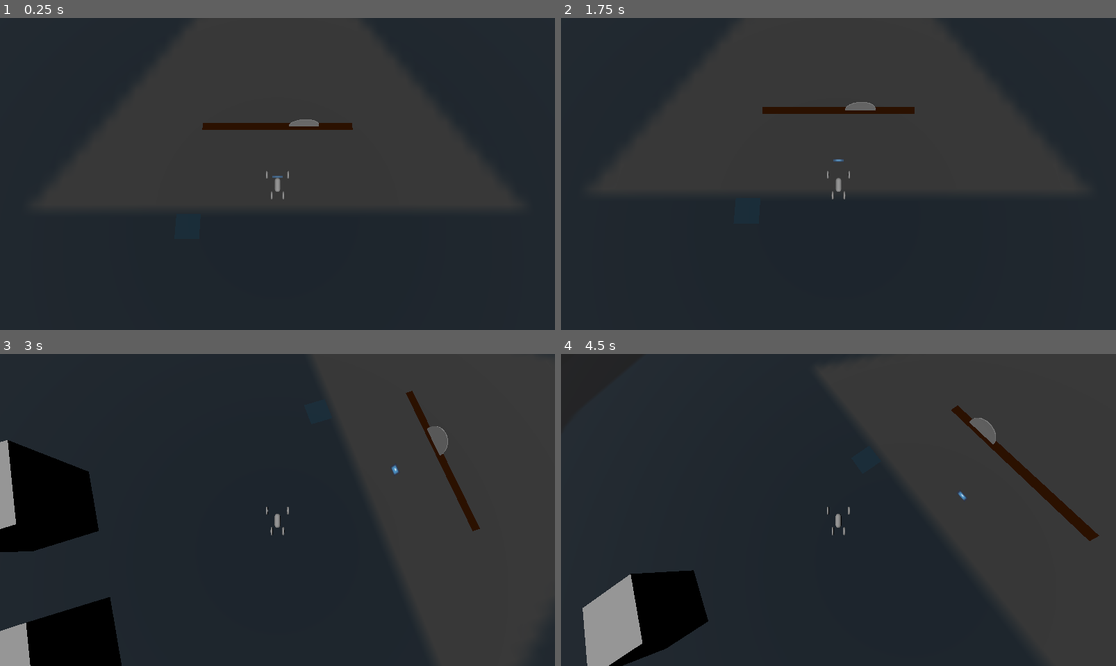
Above: before the commit, frames 1-4 (two rows, left to right).
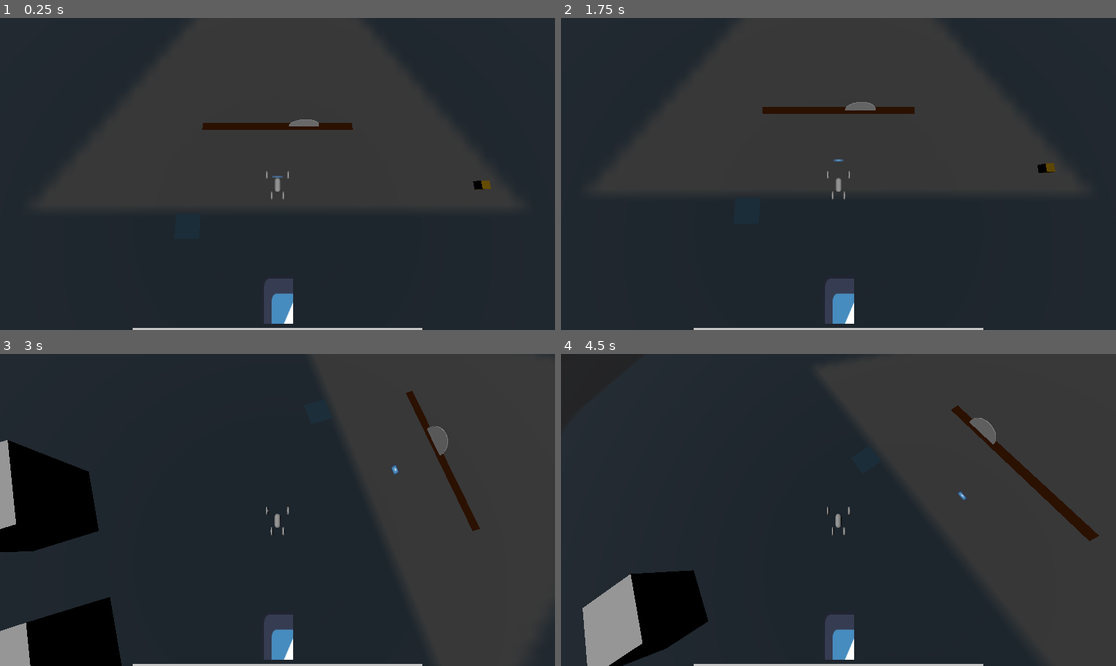
Above: after the commit, the same moments.

Repository: Flying-Hammer754/piratejam16
Game: Godot game, scene res://UI.tscn
Same seed, same stepped clock (60 frames per second), same inputs: the game is played once before the commit and once after it. The engine's default icon, where the game draws it, is replaced by a stand-in: a white triangle on a blue panel in a dark square.
Inputs:
- Up to frame 1 (0.25 s): no input
- Up to frame 2 (1.75 s): hold D (player_move_right) 0.53-1.28 s; hold G (player_pickup_item, bound only after the commit) 0.53-1.28 s; tap Space (player_jump) at 0.77, 1.52 s; hold S (player_move_backwards) from 1.28 s (still down); tap F (player_fall_over) at 1.35 s; tap G (player_pickup_item, bound only after the commit) at 1.55 s
- Up to frame 3 (3 s): release S (player_move_backwards) at 2.03 s; hold D (player_move_right) 2.03-2.78 s; hold G (player_pickup_item, bound only after the commit) 2.03-2.78 s; hold W (player_move_forward) from 2.78 s (still down); tap G (player_pickup_item, bound only after the commit) at 2.85 s
- Up to frame 4 (4.5 s): tap Space (player_jump) at 3.02, 3.77 s; release W (player_move_forward) at 3.53 s; hold A (player_move_left) 3.53-4.25 s; hold F (player_fall_over) 3.53-4.25 s; tap G (player_pickup_item, bound only after the commit) at 3.8 s; tap Escape (player_pause_game) at 4.15 s; click "Resume" at 4.25 s

The runs differ from the first frame. In frame 1, 1.2% of the frame differs, in the area x 23-89%, y 52-100%; in frame 2, 1.2%, in the area x 23-90%, y 46-100%; in frame 3, 1.1%; in frame 4, 1.1%.

Commit message:
Add inventory system and collectible item

Diff:
--- a/UI.gd
+++ b/UI.gd
@@ -19,6 +19,12 @@
 @onready var exit_to_menu_button = $PauseMenuPanel/VBoxContainer/ExitToMenuButton
 @onready var exit_to_desktop_button = $PauseMenuPanel/VBoxContainer/ExitToDesktopButton
 
+@onready var inventory_panel = $InventoryPanel
+@onready var inventory_list = $InventoryPanel/HBoxContainer
+
+func toggle_inventory(enabled: bool) -> void:
+	inventory_panel.visible = enabled
+
 func toggle_main_menu(enabled: bool) -> void:
 	new_game_button.disabled = not enabled
 	load_game_button.disabled = not enabled
@@ -37,6 +43,7 @@
 func _on_resume_button_pressed() -> void:
 	toggle_main_menu(false)
 	toggle_pause_menu(false)
+	toggle_inventory(true)
 	get_tree().paused = false
 	# TODO: add special logic to resume game
 
@@ -51,6 +58,8 @@
 func _on_exit_to_menu_button_pressed() -> void:
 	toggle_pause_menu(false)
 	toggle_main_menu(true)
+	toggle_inventory(false)
+	instantiated_game_scene.disconnect("item_pickup", _on_item_pickup)
 	remove_child(instantiated_game_scene)
 	get_tree().paused = false
 
@@ -60,8 +69,10 @@
 func _on_new_game_button_pressed() -> void:
 	toggle_pause_menu(false)
 	toggle_main_menu(false)
+	toggle_inventory(true)
 	get_tree().paused = false
 	instantiated_game_scene = game_scene.instantiate()
+	instantiated_game_scene.connect("item_pickup", _on_item_pickup)
 	add_child(instantiated_game_scene)
 
 func _on_load_game_button_pressed() -> void:
@@ -90,10 +101,18 @@
 	get_tree().quit()
 
 func _ready() -> void:
+	toggle_main_menu(true)
+	toggle_pause_menu(false)
+	toggle_inventory(false)
 	if autoload_game_world:
 		_on_new_game_button_pressed()
 
 func _input(event: InputEvent) -> void:
 	if event.is_action_pressed("player_pause_game"):
 		toggle_pause_menu(true)
+		toggle_inventory(false)
 		get_tree().paused = true
+
+func _on_item_pickup(item: PackedScene) -> void:
+	var instance = item.instantiate()
+	inventory_list.add_child(instance)
--- a/UI.tscn
+++ b/UI.tscn
@@ -1,6 +1,10 @@
-[gd_scene load_steps=2 format=3 uid="uid://3q07t5q38dgu"]
+[gd_scene load_steps=4 format=3 uid="uid://3q07t5q38dgu"]
 
 [ext_resource type="Script" path="res://UI.gd" id="1_mcfrh"]
+[ext_resource type="PackedScene" uid="uid://bsfghn0astcep" path="res://ui_item_element.tscn" id="2_h2wat"]
+
+[sub_resource type="StyleBoxFlat" id="StyleBoxFlat_8am14"]
+bg_color = Color(0.775063, 0.775063, 0.775063, 1)
 
 [node name="Game" type="Control"]
 process_mode = 3
@@ -14,6 +18,7 @@
 autoload_game_world = true
 
 [node name="MainMenuPanel" type="Panel" parent="."]
+visible = false
 layout_mode = 1
 anchors_preset = 15
 anchor_right = 1.0
@@ -115,6 +120,35 @@
 layout_mode = 2
 text = "Exit to Desktop"
 
+[node name="InventoryPanel" type="Panel" parent="."]
+custom_minimum_size = Vector2(600, 5)
+layout_mode = 1
+anchors_preset = 7
+anchor_left = 0.5
+anchor_top = 1.0
+anchor_right = 0.5
+anchor_bottom = 1.0
+grow_horizontal = 2
+grow_vertical = 0
+theme_override_styles/panel = SubResource("StyleBoxFlat_8am14")
+
+[node name="HBoxContainer" type="HBoxContainer" parent="InventoryPanel"]
+custom_minimum_size = Vector2(0, 100)
+layout_mode = 1
+anchors_preset = 12
+anchor_top = 1.0
+anchor_right = 1.0
+anchor_bottom = 1.0
+offset_top = -113.0
+offset_bottom = -13.0
+grow_horizontal = 2
+grow_vertical = 0
+theme_override_constants/separation = 25
+alignment = 1
+
+[node name="Item1" parent="InventoryPanel/HBoxContainer" instance=ExtResource("2_h2wat")]
+layout_mode = 2
+
 [connection signal="pressed" from="MainMenuPanel/VBoxContainer/NewGameButton" to="." method="_on_new_game_button_pressed"]
 [connection signal="pressed" from="MainMenuPanel/VBoxContainer/LoadGameButton" to="." method="_on_load_game_button_pressed"]
 [connection signal="pressed" from="MainMenuPanel/VBoxContainer/LicenseButton" to="." method="_on_license_button_pressed"]
--- /dev/null
+++ b/collectible_item.tscn
@@ -0,0 +1,29 @@
+[gd_scene load_steps=4 format=3 uid="uid://c74d21ind62hm"]
+
+[sub_resource type="SphereShape3D" id="SphereShape3D_ldsqq"]
+radius = 5.0
+
+[sub_resource type="BoxMesh" id="BoxMesh_kwhxk"]
+
+[sub_resource type="StandardMaterial3D" id="StandardMaterial3D_1mbqm"]
+albedo_color = Color(0.807058, 0.620858, 0, 1)
+metallic = 1.0
+metallic_specular = 0.66
+roughness = 0.4
+emission = Color(0, 0.288752, 0.485169, 1)
+emission_energy_multiplier = 0.65
+rim_tint = 0.0
+backlight = Color(0, 0.50291, 0.827215, 1)
+disable_receive_shadows = true
+
+[node name="CollectibleItem" type="Area3D"]
+collision_layer = 4
+collision_mask = 4
+monitoring = false
+
+[node name="CollisionShape3D" type="CollisionShape3D" parent="."]
+shape = SubResource("SphereShape3D_ldsqq")
+
+[node name="MeshInstance3D" type="MeshInstance3D" parent="."]
+mesh = SubResource("BoxMesh_kwhxk")
+surface_material_override/0 = SubResource("StandardMaterial3D_1mbqm")
--- /dev/null
+++ b/level.gd
@@ -0,0 +1,12 @@
+extends Node3D
+
+signal item_pickup(item: PackedScene)
+
+# Called when the node enters the scene tree for the first time.
+func _ready() -> void:
+	pass # Replace with function body.
+
+
+# Called every frame. 'delta' is the elapsed time since the previous frame.
+func _process(delta: float) -> void:
+	pass
--- a/player_vehicle.gd
+++ b/player_vehicle.gd
@@ -8,9 +8,14 @@
 # the 0.4 value was taken from https://github.com/godotengine/godot-demo-projects/blob/4.2-31d1c0c/3d/truck_town/vehicles/vehicle.gd
 @export var steer_speed: float = 0.4
 
+@export var level: Node3D
+
 @onready var ragdoll_time: float = 0.0
 
 const player_common = preload("res://player_common.gd")
+const item_ui_element = preload("res://ui_item_element.tscn")
+
+@onready var item_in_range: Node
 
 # Called when the node enters the scene tree for the first time.
 func _ready() -> void:
@@ -21,6 +26,19 @@
 # Called every frame. 'delta' is the elapsed time since the previous frame.
 func _process(delta: float) -> void:
 	pass
+
+func _on_area_entered(body: Area3D) -> void:
+		if body.get_collision_layer_value(3):
+			item_in_range = body
+
+func _on_area_exited(body: Area3D) -> void:
+	if item_in_range == body:
+		item_in_range = null
+
+func _input(event: InputEvent) -> void:
+	if event.is_action_pressed("player_pickup_item") && item_in_range != null:
+		if level.emit_signal("item_pickup", item_ui_element) != ERR_UNAVAILABLE:
+			pass
 
 func _physics_process(delta: float) -> void:
 	# steering is in radians
--- a/player_vehicle.tscn
+++ b/player_vehicle.tscn
@@ -11,8 +11,14 @@
 
 [sub_resource type="TorusMesh" id="TorusMesh_d1qhw"]
 
+[sub_resource type="BoxShape3D" id="BoxShape3D_6ktdv"]
+size = Vector3(2, 1, 3)
+
 [node name="VehicleBody3D" type="VehicleBody3D"]
+collision_mask = 7
 mass = 50.0
+contact_monitor = true
+max_contacts_reported = 8
 script = ExtResource("1_qdl5d")
 
 [node name="CollisionShape3D" type="CollisionShape3D" parent="."]
@@ -76,3 +82,15 @@
 [node name="MeshInstance3D" type="MeshInstance3D" parent="FrontRightWheel"]
 transform = Transform3D(-2.18557e-08, -0.5, 0, 0.5, -2.18557e-08, 0, 0, 0, 0.5, 0, 0, 0)
 mesh = SubResource("TorusMesh_d1qhw")
+
+[node name="item_pickup" type="Area3D" parent="."]
+collision_layer = 4
+collision_mask = 4
+monitorable = false
+
+[node name="CollisionShape3D" type="CollisionShape3D" parent="item_pickup"]
+transform = Transform3D(1, 0, 0, 0, 1, 0, 0, 0, 1, 0, 0.5, 0)
+shape = SubResource("BoxShape3D_6ktdv")
+
+[connection signal="area_entered" from="item_pickup" to="." method="_on_area_entered"]
+[connection signal="area_exited" from="item_pickup" to="." method="_on_area_exited"]
--- a/project.godot
+++ b/project.godot
@@ -62,6 +62,12 @@
 , Object(InputEventJoypadButton,"resource_local_to_scene":false,"resource_name":"","device":-1,"button_index":6,"pressure":0.0,"pressed":false,"script":null)
 ]
 }
+player_pickup_item={
+"deadzone": 0.5,
+"events": [Object(InputEventKey,"resource_local_to_scene":false,"resource_name":"","device":-1,"window_id":0,"alt_pressed":false,"shift_pressed":false,"ctrl_pressed":false,"meta_pressed":false,"pressed":false,"keycode":0,"physical_keycode":71,"key_label":0,"unicode":103,"location":0,"echo":false,"script":null)
+, Object(InputEventJoypadButton,"resource_local_to_scene":false,"resource_name":"","device":-1,"button_index":1,"pressure":0.0,"pressed":false,"script":null)
+]
+}
 
 [rendering]
 
--- a/test_web_export.tscn
+++ b/test_web_export.tscn
@@ -1,10 +1,12 @@
-[gd_scene load_steps=10 format=3 uid="uid://cif3h1xr723vl"]
+[gd_scene load_steps=12 format=3 uid="uid://cif3h1xr723vl"]
 
+[ext_resource type="Script" path="res://level.gd" id="1_1geyj"]
 [ext_resource type="Texture2D" uid="uid://ltrhgornomel" path="res://icon.svg" id="1_yuen3"]
 [ext_resource type="PackedScene" uid="uid://cs6wcsjpx2h8k" path="res://player_vehicle.tscn" id="2_yf4kf"]
 [ext_resource type="PackedScene" uid="uid://cvdg2mh5h262f" path="res://line_sawblade.tscn" id="3_ca5sd"]
 [ext_resource type="PackedScene" uid="uid://b0gbs6o7uxe7p" path="res://ramp.tscn" id="4_jb6yt"]
 [ext_resource type="PackedScene" uid="uid://ibibahmavray" path="res://crushing_walls.tscn" id="5_243ot"]
+[ext_resource type="PackedScene" uid="uid://c74d21ind62hm" path="res://collectible_item.tscn" id="7_2fu4u"]
 
 [sub_resource type="BoxShape3D" id="BoxShape3D_j3hnp"]
 size = Vector3(100, 1, 100)
@@ -20,6 +22,7 @@
 
 [node name="Node3D" type="Node3D"]
 process_mode = 1
+script = ExtResource("1_1geyj")
 
 [node name="Sprite3D" type="Sprite3D" parent="."]
 transform = Transform3D(1, 0, 0, 0, 1, 0, 0, 0, 1, 0, 0, -1)
@@ -41,11 +44,11 @@
 [node name="DirectionalLight3D" type="DirectionalLight3D" parent="."]
 transform = Transform3D(1, 0, 0, 0, 0.258819, 0.965926, 0, -0.965926, 0.258819, 0, 0, 0)
 
-[node name="VehicleBody3D" parent="." instance=ExtResource("2_yf4kf")]
-collision_mask = 3
+[node name="VehicleBody3D" parent="." node_paths=PackedStringArray("level") instance=ExtResource("2_yf4kf")]
 mass = 1.0
 physics_material_override = SubResource("PhysicsMaterial_cgfai")
 center_of_mass_mode = 1
+level = NodePath("..")
 
 [node name="LineSawblade" parent="." node_paths=PackedStringArray("player") instance=ExtResource("3_ca5sd")]
 transform = Transform3D(10, 0, 0, 0, 10, 0, 0, 0, 10, 0, -0.9, -8)
@@ -65,3 +68,9 @@
 close_speed = 4.0
 open_speed = 4.0
 player = NodePath("../VehicleBody3D")
+
+[node name="CollectibleItem" parent="." instance=ExtResource("7_2fu4u")]
+transform = Transform3D(1, 0, 0, 0, 1, 0, 0, 0, 1, 25, 0, 0)
+
+[connection signal="body_entered" from="VehicleBody3D" to="VehicleBody3D" method="_on_body_entered"]
+[connection signal="body_exited" from="VehicleBody3D" to="VehicleBody3D" method="_on_body_exited"]
--- /dev/null
+++ b/ui_item_element.tscn
@@ -0,0 +1,37 @@
+[gd_scene load_steps=2 format=3 uid="uid://bsfghn0astcep"]
+
+[ext_resource type="Texture2D" uid="uid://ltrhgornomel" path="res://icon.svg" id="1_lrgtf"]
+
+[node name="UIItemElement" type="NinePatchRect"]
+custom_minimum_size = Vector2(64, 0)
+size_flags_horizontal = 4
+mouse_filter = 1
+texture = ExtResource("1_lrgtf")
+region_rect = Rect2(0, 0, 64, 64)
+
+[node name="Panel" type="Panel" parent="."]
+visible = false
+custom_minimum_size = Vector2(200, 150)
+layout_mode = 1
+anchors_preset = 12
+anchor_top = 1.0
+anchor_right = 1.0
+anchor_bottom = 1.0
+offset_top = -120.0
+offset_bottom = -120.0
+grow_horizontal = 2
+grow_vertical = 0
+
+[node name="Label" type="Label" parent="Panel"]
+layout_mode = 1
+anchors_preset = 15
+anchor_right = 1.0
+anchor_bottom = 1.0
+grow_horizontal = 2
+grow_vertical = 2
+text = "Tooltip"
+horizontal_alignment = 1
+vertical_alignment = 1
+
+[connection signal="mouse_entered" from="." to="Panel" method="set_visible" binds= [true]]
+[connection signal="mouse_exited" from="." to="Panel" method="set_visible" binds= [false]]
Not shown: 1 places in player_vehicle.tscn that only renumber resources
